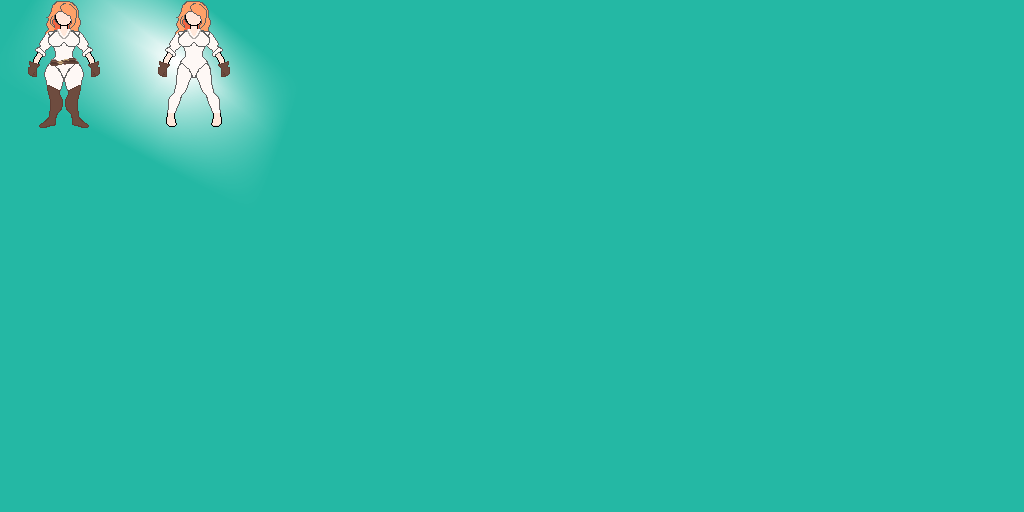
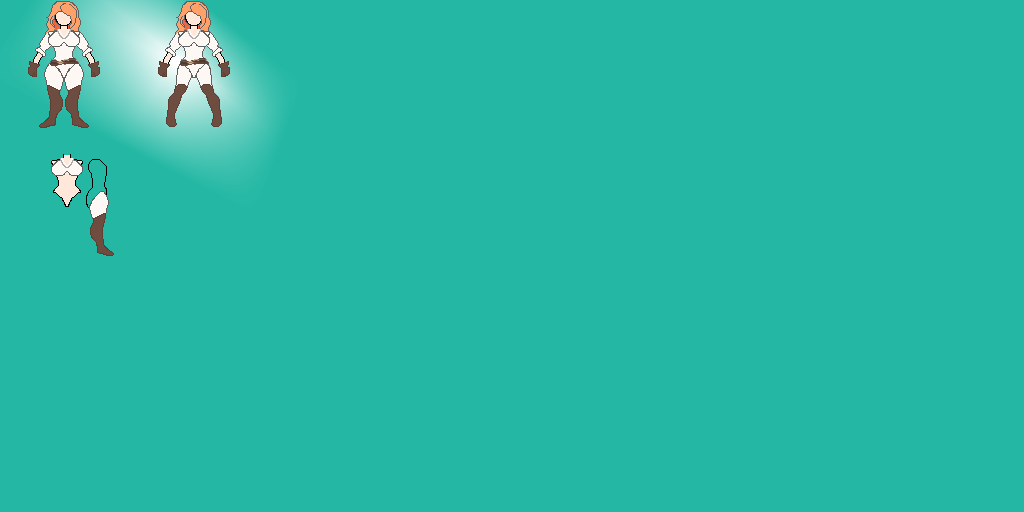
Before/after of a w=1024, h=512 layered artwork. What changed in the layer stack:
added group "padrão" with 20 layers above "lado-direita" over [51, 58, 222, 256]
added layer "corpo" (1st of 3, in "padrão") in group "padrão" over [51, 58, 222, 256]
hid "cabeça" (2nd of 3, in "lado-direita"), painted on it over [51, 58, 222, 256]
added group "Peito" with 2 layers in group "lado-direita" over [51, 58, 222, 256]
moved "peito" (2nd of 3, in "lado-direita" › "Peito") into group "Peito", painted on it over [51, 58, 222, 256]
hid "cinto" (2nd of 3, in "lado-direita"), painted on it over [51, 59, 195, 256]
added group "Corpo" with 3 layers in group "lado-direita" over [51, 58, 222, 256]
moved "corpo" (2nd of 3, in "lado-direita" › "Corpo") into group "Corpo", painted on it over [51, 58, 222, 256]
added group "Braço-Esquerdo" with 3 layers in group "lado-direita" over [51, 58, 222, 256]
hid "braço-esquerdo" (2nd of 3, in "lado-direita" › "Braço-Esquerdo"), moved it into group "Braço-Esquerdo", painted on it over [51, 58, 222, 256]
added group "Braço-Direito" with 3 layers in group "lado-direita" over [51, 58, 222, 256]
hid "braço-direito" (2nd of 3, in "lado-direita" › "Braço-Direito"), moved it into group "Braço-Direito", painted on it over [51, 58, 222, 256]
added group "Perna-Direita" with 3 layers in group "lado-direita" over [51, 58, 222, 256]
moved "bota-direita" (2nd of 3, in "lado-direita" › "Perna-Direita") into group "Perna-Direita", painted on it over [51, 58, 217, 256]
moved "perna-direita" (2nd of 3, in "lado-direita" › "Perna-Direita") into group "Perna-Direita", painted on it over [51, 58, 222, 256]
hid "perna-esqueda" (2nd of 2, in "lado-direita"), painted on it over [51, 58, 222, 256]
painted on "corpo" (3rd of 3, in "parado") over [51, 58, 222, 256]
painted on "Pintar camada 1" over [51, 58, 222, 256]
…and 32 more changes (10 added, 4 moved_by, 17 painted, 4 renamed, 16 stack, 15 visibility)
